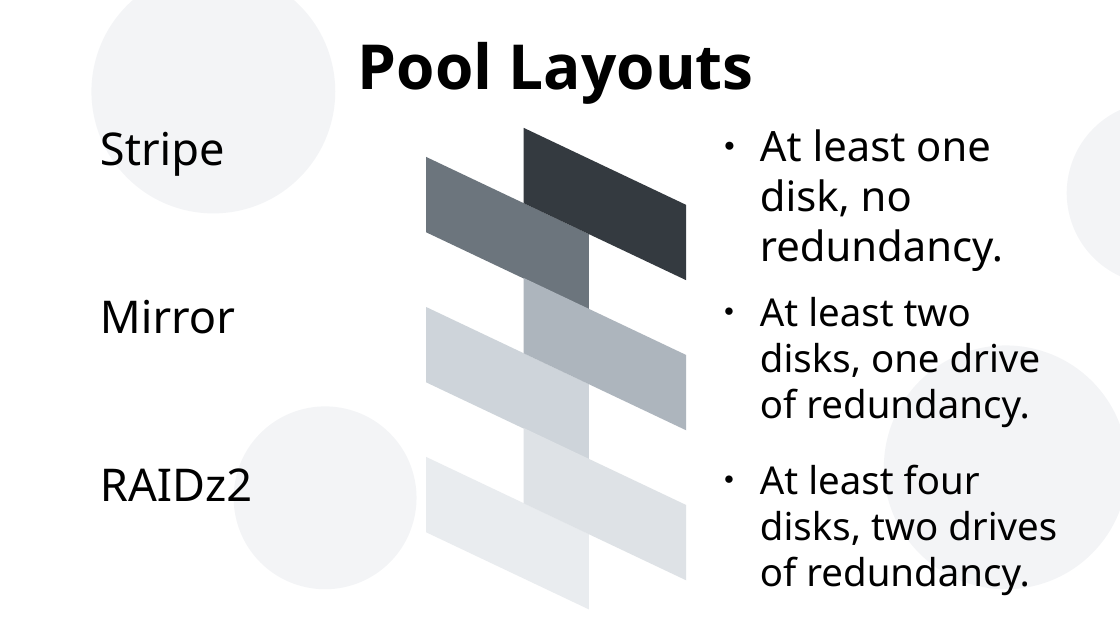
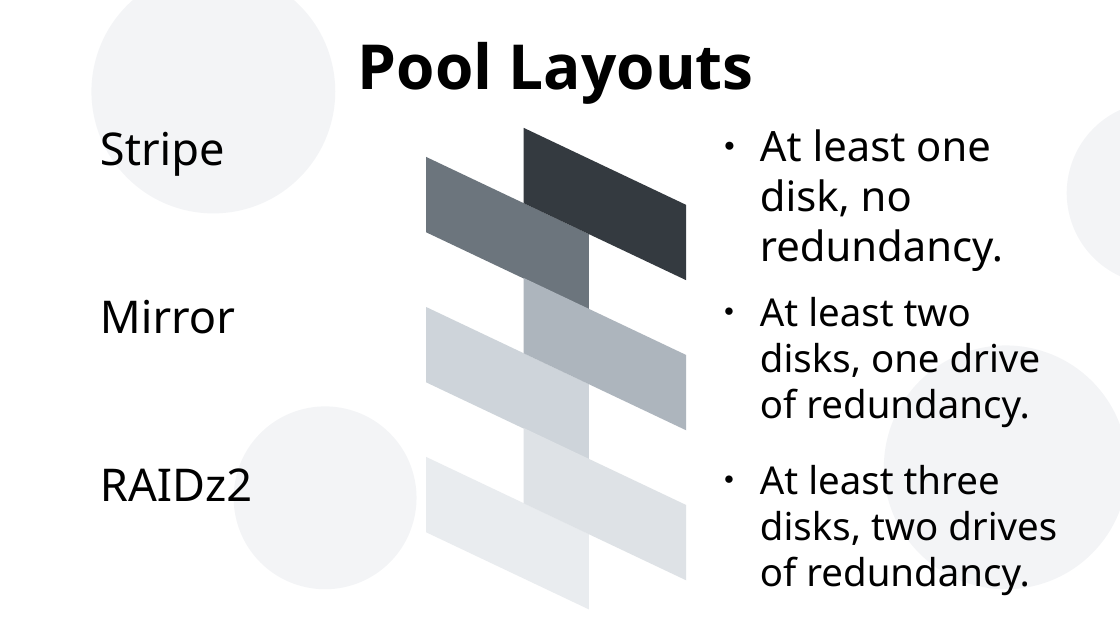
Before and after one commit to Trimble-tech/ZFS-for-Beginners, a slide deck: slide 5 of presentation.odp. Drawn at 1120x630 pixels with LibreOffice and Linux fonts; fonts in the diff are those of the drawing. Boxes give left, top, right and bottom in pixels: in the first picture for what was removed or moved away, otherwise in the second. Text is boxed around its words. In the diff, an @@ line names an element or a change of style, - is before the commit and + after.

Commit message:
Update presentation.odp
Updated some terms/facts on RAIDz2.

```diff
--- a/presentation.odp
+++ b/presentation.odp
@@ text at [760,464,1057,596]: text changed @@
-● At least four disks, two drives of redundancy.
+● At least three disks, two drives of redundancy.
```
